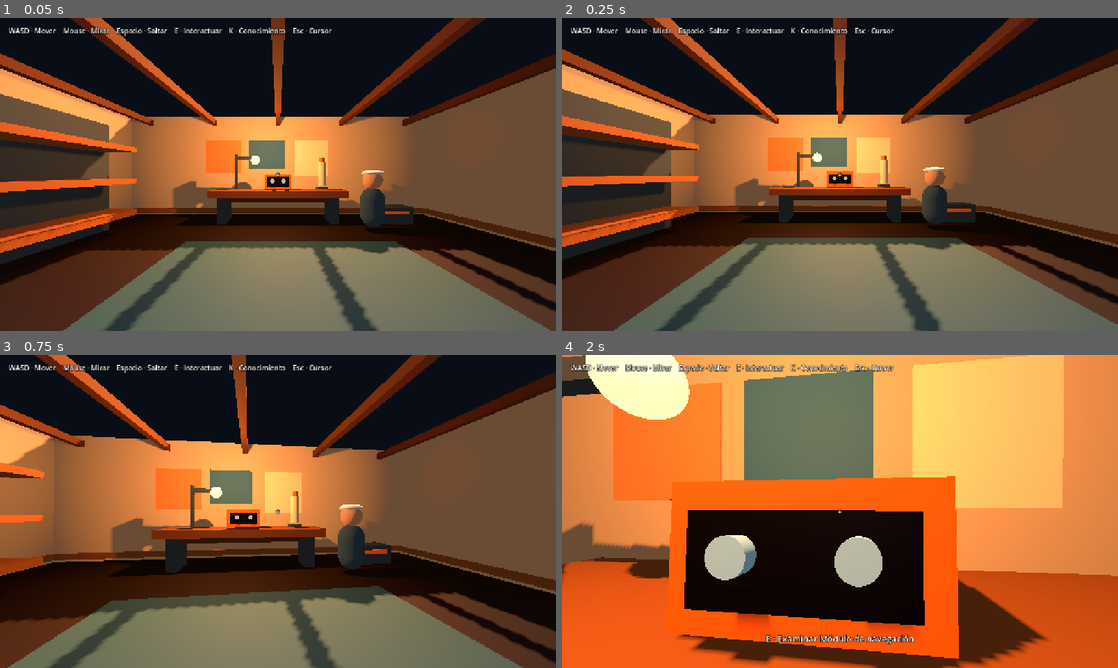
Above: before the commit, frames 1-4 (two rows, left to right).
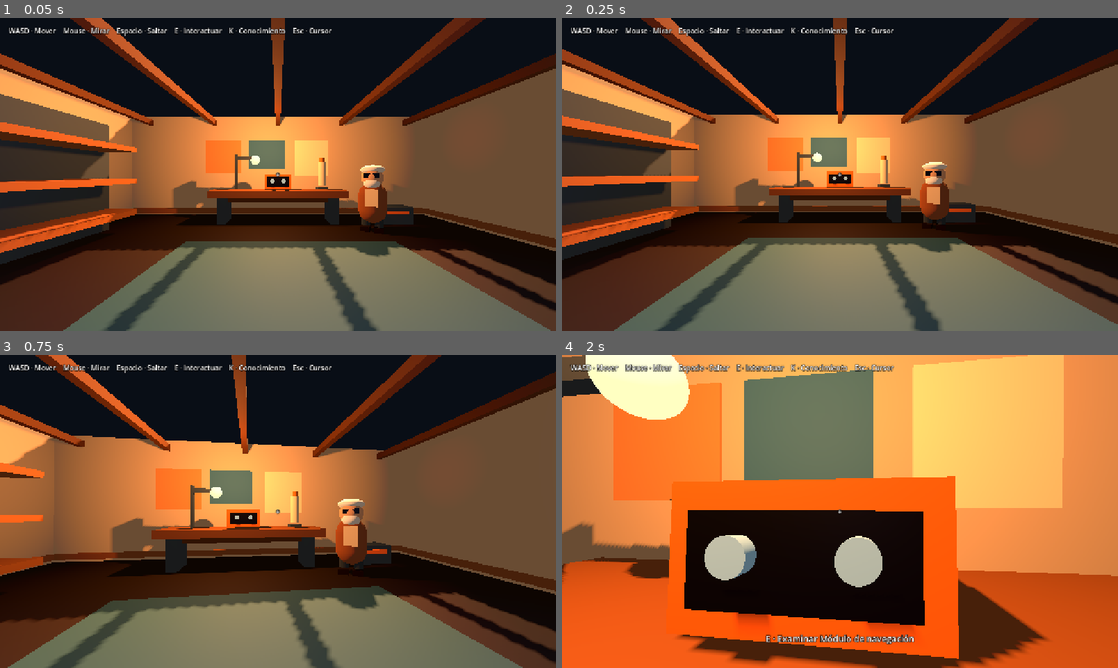
Above: after the commit, the same moments.

Repository: IDozy/starlightlegacy
Game: Godot game, scene res://scenes/main/main.tscn
Same seed, same stepped clock (60 frames per second), same inputs: the game is played once before the commit and once after it.
Inputs (mouse positions are in pixels of both pictures, inside the frame that each line leads up to):
- Up to frame 1 (0.05 s): no input
- Up to frame 2 (0.25 s): no input
- Up to frame 3 (0.75 s): tap Enter at 0.5 s; move the mouse to (305, 511) at 0.52 s; hold W from 0.53 s (still down); tap E at 0.6 s; click (305, 511) at 0.67 s
- Up to frame 4 (2 s): keep holding W; tap Space at 0.77, 1.52 s; move the mouse to (812, 511) at 1.27 s; tap Enter at 1.35 s

The runs differ from the first frame. In frame 1, 0.8% of the frame differs, in the area x 64-71%, y 46-77%; in frame 2, 0.9%; in frame 3, 1.1%, in the area x 60-68%, y 46-82%; in frame 4, nothing differs.

Commit message:
style: give grandfather a warm stylized silhouette

Diff:
--- a/systems/dialogue/grandfather_placeholder.tscn
+++ b/systems/dialogue/grandfather_placeholder.tscn
@@ -1,37 +1,77 @@
-[gd_scene load_steps=10 format=3]
+[gd_scene load_steps=18 format=3]
 
 [ext_resource type="Script" path="res://systems/dialogue/talkable_npc.gd" id="1_npc"]
 
-[sub_resource type="StandardMaterial3D" id="Material_body"]
-albedo_color = Color(0.18, 0.28, 0.36, 1)
+[sub_resource type="StandardMaterial3D" id="Material_coat"]
+albedo_color = Color(0.50, 0.28, 0.16, 1)
+roughness = 0.92
+
+[sub_resource type="CapsuleMesh" id="Mesh_body"]
+material = SubResource("Material_coat")
+radius = 0.38
+height = 1.18
+
+[sub_resource type="StandardMaterial3D" id="Material_shirt"]
+albedo_color = Color(0.82, 0.72, 0.56, 1)
 roughness = 0.9
 
-[sub_resource type="CapsuleMesh" id="Mesh_body"]
-material = SubResource("Material_body")
-radius = 0.32
-height = 1.15
+[sub_resource type="BoxMesh" id="Mesh_shirt"]
+material = SubResource("Material_shirt")
+size = Vector3(0.34, 0.48, 0.08)
 
-[sub_resource type="StandardMaterial3D" id="Material_head"]
-albedo_color = Color(0.72, 0.55, 0.43, 1)
-roughness = 0.95
+[sub_resource type="StandardMaterial3D" id="Material_skin"]
+albedo_color = Color(0.76, 0.58, 0.44, 1)
+roughness = 0.96
 
 [sub_resource type="SphereMesh" id="Mesh_head"]
-material = SubResource("Material_head")
-radius = 0.28
-height = 0.56
+material = SubResource("Material_skin")
+radius = 0.30
+height = 0.60
 
 [sub_resource type="StandardMaterial3D" id="Material_hair"]
-albedo_color = Color(0.78, 0.8, 0.82, 1)
-roughness = 0.95
+albedo_color = Color(0.82, 0.83, 0.80, 1)
+roughness = 0.98
 
 [sub_resource type="SphereMesh" id="Mesh_hair"]
 material = SubResource("Material_hair")
-radius = 0.3
-height = 0.36
+radius = 0.32
+height = 0.42
+
+[sub_resource type="SphereMesh" id="Mesh_beard"]
+material = SubResource("Material_hair")
+radius = 0.24
+height = 0.34
+
+[sub_resource type="StandardMaterial3D" id="Material_pants"]
+albedo_color = Color(0.16, 0.20, 0.23, 1)
+roughness = 0.94
+
+[sub_resource type="CylinderMesh" id="Mesh_leg"]
+material = SubResource("Material_pants")
+top_radius = 0.11
+bottom_radius = 0.12
+height = 0.66
+
+[sub_resource type="StandardMaterial3D" id="Material_shoe"]
+albedo_color = Color(0.10, 0.07, 0.055, 1)
+roughness = 0.88
+
+[sub_resource type="BoxMesh" id="Mesh_shoe"]
+material = SubResource("Material_shoe")
+size = Vector3(0.24, 0.14, 0.34)
+
+[sub_resource type="StandardMaterial3D" id="Material_glasses"]
+albedo_color = Color(0.08, 0.10, 0.11, 1)
+metallic = 0.45
+roughness = 0.34
+
+[sub_resource type="BoxMesh" id="Mesh_glasses"]
+material = SubResource("Material_glasses")
+size = Vector3(0.18, 0.12, 0.025)
 
 [sub_resource type="CapsuleShape3D" id="Shape_npc"]
-radius = 0.38
-height = 1.8
+radius = 0.42
+height = 1.95
 
 [node name="Grandfather" type="StaticBody3D"]
 script = ExtResource("1_npc")
@@ -42,18 +82,56 @@
 [node name="Visual" type="Node3D" parent="."]
 
 [node name="Body" type="MeshInstance3D" parent="Visual"]
-position = Vector3(0, 0.68, 0)
+position = Vector3(0, 0.82, 0)
 mesh = SubResource("Mesh_body")
 
+[node name="Shirt" type="MeshInstance3D" parent="Visual"]
+position = Vector3(0, 0.98, 0.34)
+mesh = SubResource("Mesh_shirt")
+
 [node name="Head" type="MeshInstance3D" parent="Visual"]
-position = Vector3(0, 1.48, 0)
+position = Vector3(0, 1.55, 0)
 mesh = SubResource("Mesh_head")
 
 [node name="Hair" type="MeshInstance3D" parent="Visual"]
-position = Vector3(0, 1.68, -0.02)
-scale = Vector3(1.02, 0.48, 1.02)
+position = Vector3(0, 1.78, -0.035)
+scale = Vector3(1.03, 0.62, 1.03)
 mesh = SubResource("Mesh_hair")
 
+[node name="Beard" type="MeshInstance3D" parent="Visual"]
+position = Vector3(0, 1.37, 0.18)
+scale = Vector3(0.92, 0.84, 0.72)
+mesh = SubResource("Mesh_beard")
+
+[node name="LeftLeg" type="MeshInstance3D" parent="Visual"]
+position = Vector3(-0.17, 0.33, 0)
+mesh = SubResource("Mesh_leg")
+
+[node name="RightLeg" type="MeshInstance3D" parent="Visual"]
+position = Vector3(0.17, 0.33, 0)
+mesh = SubResource("Mesh_leg")
+
+[node name="LeftShoe" type="MeshInstance3D" parent="Visual"]
+position = Vector3(-0.17, 0.07, 0.08)
+mesh = SubResource("Mesh_shoe")
+
+[node name="RightShoe" type="MeshInstance3D" parent="Visual"]
+position = Vector3(0.17, 0.07, 0.08)
+mesh = SubResource("Mesh_shoe")
+
+[node name="LeftGlasses" type="MeshInstance3D" parent="Visual"]
+position = Vector3(-0.105, 1.59, 0.275)
+mesh = SubResource("Mesh_glasses")
+
+[node name="RightGlasses" type="MeshInstance3D" parent="Visual"]
+position = Vector3(0.105, 1.59, 0.275)
+mesh = SubResource("Mesh_glasses")
+
+[node name="GlassesBridge" type="MeshInstance3D" parent="Visual"]
+position = Vector3(0, 1.59, 0.276)
+scale = Vector3(0.42, 0.20, 1)
+mesh = SubResource("Mesh_glasses")
+
 [node name="CollisionShape3D" type="CollisionShape3D" parent="."]
-position = Vector3(0, 0.9, 0)
+position = Vector3(0, 0.95, 0)
 shape = SubResource("Shape_npc")
